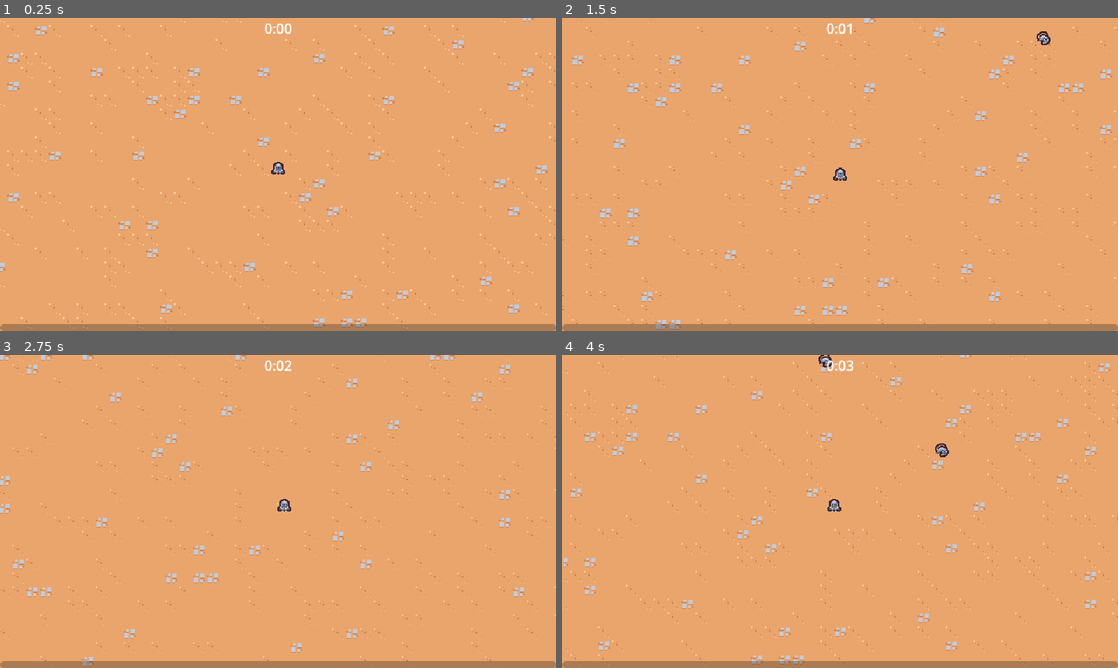
Above: before the commit, frames 1-4 (two rows, left to right).
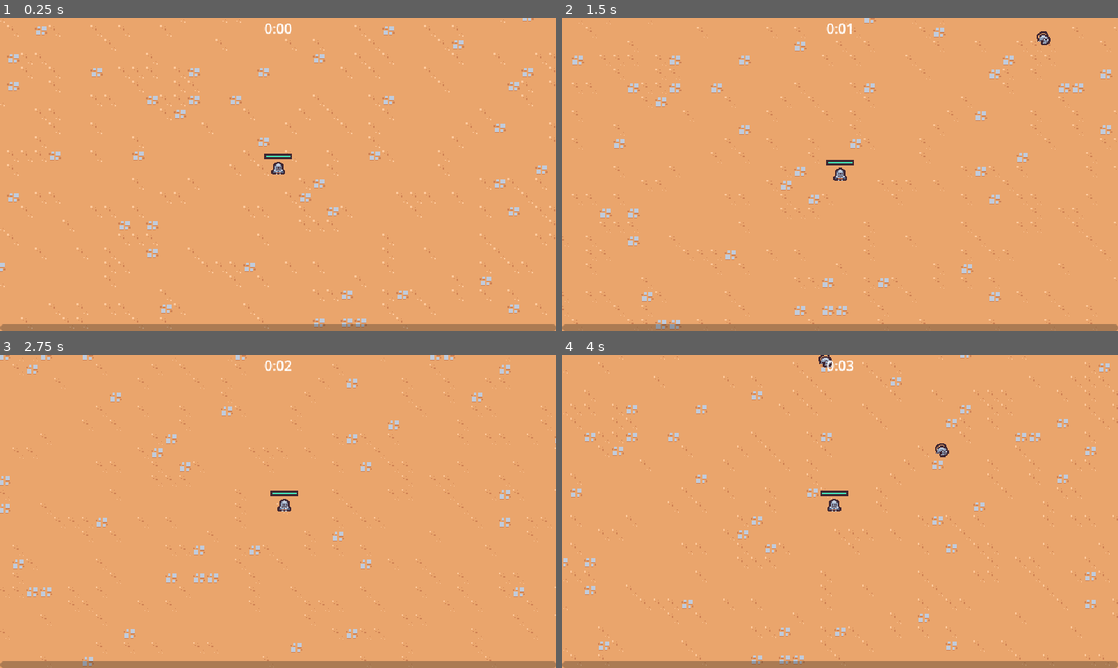
Above: after the commit, the same moments.

Repository: 1091390146/2DSurvivorsCourse
Game: Godot game, scene res://scenes/main/main.tscn
Two runs of this game, one before a commit and one after it. Both use one fixed random seed, a clock stepped at 60 frames per second and the inputs below.
Inputs (mouse positions are in pixels of both pictures, inside the frame that each line leads up to):
- Up to frame 1 (0.25 s): no input
- Up to frame 2 (1.5 s): tap Enter at 0.5 s; move the mouse to (962, 158) at 0.52 s; press the mouse at (962, 158) at 0.53 s; hold D (move_right) 0.53-1.28 s; move the mouse to (728, 190) at 1.27 s; release the mouse at (728, 190) at 1.28 s; hold S (move_down) from 1.28 s (still down); click (728, 190) at 1.35 s
- Up to frame 3 (2.75 s): move the mouse to (333, 442) at 2.02 s; release S (move_down) at 2.03 s; press the mouse at (333, 442) at 2.03 s; hold D (move_right) from 2.03 s (still down)
- Up to frame 4 (4 s): move the mouse to (812, 574) at 2.77 s; release D (move_right) at 2.78 s; release the mouse at (812, 574) at 2.78 s; hold W (move_up) 2.78-3.53 s; click (812, 574) at 2.85 s; move the mouse to (1006, 558) at 3.52 s; press the mouse at (1006, 558) at 3.53 s; hold A (move_left) from 3.53 s (still down)

The runs differ from the first frame. In frame 1, less than 0.1% of the frame differs, in the area x 47-53%, y 43-46%; in frame 2, less than 0.1%; in frame 3, less than 0.1%; in frame 4, less than 0.1%.

Commit message:
19 player health bar

Diff:
--- a/scenes/ability/sword_ability/sword_ability_controller/sword_ability_controller.gd
+++ b/scenes/ability/sword_ability/sword_ability_controller/sword_ability_controller.gd
@@ -2,13 +2,16 @@
 
 const MAX_RANGE = 150
 #@export var max_range: float
-
+var base_wait_time
 @export var sword_ability: PackedScene
+@onready var timer: Timer = $Timer
 
 var damage = 5
 # Called when the node enters the scene tree for the first time.
 func _ready():
+	base_wait_time = timer.wait_time
 	$Timer.timeout.connect(on_timer_timeout);
+	GameEvents.ability_upgrade_added.connect(on_ability_upgrade_added)
 
 
 func on_timer_timeout():
@@ -33,7 +36,8 @@
 	)
 
 	var sword_instance = sword_ability.instantiate() as SwordAbility
-	player.get_parent().add_child(sword_instance)
+	var foreground_layer = get_tree().get_first_node_in_group("foreground_layer")
+	foreground_layer.add_child(sword_instance)
 	sword_instance.hitbox_component.damage = damage
 
 	sword_instance.global_position = enemies[0].global_position
@@ -41,3 +45,14 @@
 
 	var enemy_direction = enemies[0].global_position - sword_instance.global_position
 	sword_instance.rotation = enemy_direction.angle()
+
+func on_ability_upgrade_added(upgrade: AbilityUpgrade, current_upgrades: Dictionary):
+
+	match upgrade.id:
+		"sword_rate":
+			var percent_reduction = current_upgrades["sword_rate"]["quantity"] * 0.1
+			timer.wait_time = base_wait_time * (1 - percent_reduction)
+			timer.start()
+			print(timer.wait_time)
+		#"sword_damage":
+			#additional_damage_percent = 1 + (current_upgrades["sword_damage"]["quantity"] * 0.15)
--- a/scenes/autoload/game_events.gd
+++ b/scenes/autoload/game_events.gd
@@ -2,6 +2,14 @@
 
 
 signal experience_vial_collected(number: float)
+signal ability_upgrade_added(upgrade:AbilityUpgrade, current_upgrades:Dictionary)
+signal player_damaged
 
-func emit_experience_vial_collected(number: float):
+func emit_experience_vial_collected(number:float):
 	experience_vial_collected.emit(number)
+
+func emit_ability_upgrade_added(upgrade: AbilityUpgrade, current_upgrades:Dictionary):
+	ability_upgrade_added.emit(upgrade, current_upgrades)
+
+func emit_player_damaged():
+	player_damaged.emit()
--- a/scenes/component/health_component.gd
+++ b/scenes/component/health_component.gd
@@ -3,6 +3,8 @@
 class_name HealthComponent
 
 signal died
+signal health_changed
+signal health_decreased
 
 @export var max_health: float = 10
 
@@ -12,9 +14,16 @@
 func _ready():
 	current_health = max_health # Replace with function body.
 
+func get_health_percent():
+	if max_health <= 0:
+		return 0
+	return min(current_health / max_health, 1)
 
 func damage(damage_amount:float):
 	current_health = max(current_health - damage_amount, 0)
+	health_changed.emit()
+	if damage_amount > 0:
+		health_decreased.emit()
 	Callable(check_death).call_deferred()
 
 func check_death():
--- a/scenes/component/vial_dropcomponent.gd
+++ b/scenes/component/vial_dropcomponent.gd
@@ -21,5 +21,6 @@
 
 	var spawn_position = (owner as Node2D).global_position
 	var vial_instance = vial_scence.instantiate() as Node2D
-	owner.get_parent().add_child(vial_instance)
+	var entities_layer = get_tree().get_first_node_in_group("entities_layer")
+	entities_layer.add_child(vial_instance)
 	vial_instance.global_position = spawn_position
--- a/scenes/game_object/basic_enemy/basic_enemy.tscn
+++ b/scenes/game_object/basic_enemy/basic_enemy.tscn
@@ -24,6 +24,7 @@
 health_component = NodePath("../HealthComponent")
 
 [node name="HurtboxComponent" parent="." node_paths=PackedStringArray("health_component") instance=ExtResource("4_i3fqo")]
+visible = false
 health_component = NodePath("../HealthComponent")
 
 [node name="CollisionShape2D" type="CollisionShape2D" parent="HurtboxComponent"]
--- a/scenes/game_object/player/player.gd
+++ b/scenes/game_object/player/player.gd
@@ -1,24 +1,59 @@
 extends CharacterBody2D
+
+@onready var damage_interval_timer = $DamageIntervalTimer
+@onready var health_component = $HealthComponent
+@onready var health_bar = $HealthBar
 
 const MAX_SPEED = 125
 const ACCELERATION_SMOOTHING = 25
 
+var number_colliding_bodies = 0
+
 # Called when the node enters the scene tree for the first time.
 func _ready():
-	pass # Replace with function body.
-
+	$CollisionArea2D.body_entered.connect(on_body_entered)
+	$CollisionArea2D.body_exited.connect(on_body_exited)
+	damage_interval_timer.timeout.connect(on_damage_interval_timer_timeout)
+	#health_component.health_decreased.connect(on_health_decreased)
+	health_component.health_changed.connect(on_health_changed)
+	update_health_display()
 
 # Called every frame. 'delta' is the elapsed time since the previous frame.
 func _process(delta):
 	var movement_vector = get_movement_vector()
 	var direction = movement_vector.normalized()
 	var target_velocity = direction * MAX_SPEED
-
 	velocity = velocity.lerp(target_velocity, 1.0 - exp(-delta * ACCELERATION_SMOOTHING))
-
 	move_and_slide()
 
 func get_movement_vector():
 	var	x_movement = Input.get_action_strength("move_right") - Input.get_action_strength("move_left")
 	var	y_movement = Input.get_action_strength("move_down") - Input.get_action_strength("move_up")
 	return Vector2(x_movement,y_movement)
+
+func check_deal_damage():
+	if number_colliding_bodies == 0 || !damage_interval_timer.is_stopped():
+		return
+	health_component.damage(1)
+	damage_interval_timer.start()
+	print(health_component.current_health)
+
+func on_body_entered(other_body: Node2D):
+	number_colliding_bodies +=1
+	check_deal_damage()
+
+func on_body_exited(other_body: Node2D):
+	number_colliding_bodies -=1
+
+func on_damage_interval_timer_timeout():
+	check_deal_damage()
+
+func on_health_decreased():
+	GameEvents.emit_player_damaged()
+	#$HitRandomStreamPlayer.play_random()
+
+func on_health_changed():
+	update_health_display()
+
+func update_health_display():
+	health_bar.value = health_component.get_health_percent()
--- a/scenes/game_object/player/player.tscn
+++ b/scenes/game_object/player/player.tscn
@@ -1,11 +1,26 @@
-[gd_scene load_steps=6 format=3 uid="uid://mu51i3vqwac1"]
+[gd_scene load_steps=10 format=3 uid="uid://mu51i3vqwac1"]
 
 [ext_resource type="Texture2D" uid="uid://bvd17dk134rb8" path="res://scenes/game_object/player/player.png" id="1_dfw4h"]
 [ext_resource type="Script" path="res://scenes/game_object/player/player.gd" id="1_otpwc"]
 [ext_resource type="PackedScene" uid="uid://powbsdr460h8" path="res://scenes/ability/sword_ability/sword_ability_controller/sword_ability_controller.tscn" id="2_30bul"]
+[ext_resource type="PackedScene" uid="uid://yj1y6dwed0fu" path="res://scenes/component/health_component.tscn" id="2_ud77k"]
+
+[sub_resource type="StyleBoxFlat" id="StyleBoxFlat_3lr0e"]
+bg_color = Color(0.247059, 0.14902, 0.192157, 1)
+
+[sub_resource type="StyleBoxFlat" id="StyleBoxFlat_ue4sb"]
+bg_color = Color(0.262745, 0.882353, 0.701961, 1)
+border_width_left = 2
+border_width_top = 2
+border_width_right = 2
+border_width_bottom = 2
+border_color = Color(0.247059, 0.14902, 0.192157, 1)
 
 [sub_resource type="CircleShape2D" id="CircleShape2D_yb6kx"]
 radius = 32.0
+
+[sub_resource type="CircleShape2D" id="CircleShape2D_xop42"]
+radius = 7.0
 
 [sub_resource type="CircleShape2D" id="CircleShape2D_p6tdx"]
 radius = 5.0
@@ -15,15 +30,35 @@
 motion_mode = 1
 script = ExtResource("1_otpwc")
 
+[node name="HealthComponent" parent="." instance=ExtResource("2_ud77k")]
+
 [node name="AbilityManager" type="Node" parent="."]
 
 [node name="SwordAbilityController" parent="AbilityManager" instance=ExtResource("2_30bul")]
 
-[node name="Area2D" type="Area2D" parent="."]
+[node name="DamageIntervalTimer" type="Timer" parent="."]
+wait_time = 0.5
+one_shot = true
+
+[node name="HealthBar" type="ProgressBar" parent="."]
+custom_minimum_size = Vector2(32, 6)
+offset_left = -16.0
+offset_top = -24.0
+offset_right = 16.0
+offset_bottom = -18.0
+pivot_offset = Vector2(16, 3)
+theme_override_styles/background = SubResource("StyleBoxFlat_3lr0e")
+theme_override_styles/fill = SubResource("StyleBoxFlat_ue4sb")
+max_value = 1.0
+value = 0.5
+show_percentage = false
+
+[node name="PickupArea2D" type="Area2D" parent="."]
+visible = false
 collision_layer = 16
 collision_mask = 0
 
-[node name="CollisionShape2D" type="CollisionShape2D" parent="Area2D"]
+[node name="CollisionShape2D" type="CollisionShape2D" parent="PickupArea2D"]
 position = Vector2(0, -5)
 shape = SubResource("CircleShape2D_yb6kx")
 
@@ -31,6 +66,16 @@
 texture = ExtResource("1_dfw4h")
 offset = Vector2(0, -8)
 
+[node name="CollisionArea2D" type="Area2D" parent="."]
+visible = false
+collision_layer = 0
+collision_mask = 8
+
+[node name="CollisionShape2D" type="CollisionShape2D" parent="CollisionArea2D"]
+position = Vector2(0, -7)
+shape = SubResource("CircleShape2D_xop42")
+
 [node name="CollisionShape2D" type="CollisionShape2D" parent="."]
+visible = false
 position = Vector2(0, -5)
 shape = SubResource("CircleShape2D_p6tdx")
--- a/scenes/main/main.tscn
+++ b/scenes/main/main.tscn
@@ -35,5 +35,10 @@
 format = 2
 layer_0/tile_data = PackedInt32Array(1769518, 393217, 3, 1703982, 65537, 4, 1638446, 393217, 3, 1572910, 65537, 4, 1507 …(75267 unchanged characters)…
 
-[node name="player" parent="." instance=ExtResource("1_l7oeu")]
+[node name="Entities" type="Node2D" parent="." groups=["entities_layer"]]
+y_sort_enabled = true
+
+[node name="player" parent="Entities" instance=ExtResource("1_l7oeu")]
 position = Vector2(0, 4)
+
+[node name="Foreground" type="Node2D" parent="." groups=["foreground_layer"]]
--- a/scenes/manager/enemy_manager.gd
+++ b/scenes/manager/enemy_manager.gd
@@ -15,5 +15,6 @@
 	var spawn_position = player.global_position + (random_direction * SPAWN_RADIUS)
 
 	var enemy = basic_enemy_scence.instantiate() as Node2D
-	get_parent().add_child(enemy)
+	var entities_layer = get_tree().get_first_node_in_group("entities_layer")
+	entities_layer.add_child(enemy)
 	enemy.global_position = spawn_position
--- a/scenes/manager/upgrade_manager.gd
+++ b/scenes/manager/upgrade_manager.gd
@@ -31,5 +31,7 @@
 	else :
 		current_upgrades[upgrade.id]["quantity"] += 1
 	print(current_upgrades)
+	GameEvents.emit_ability_upgrade_added(upgrade, current_upgrades)
+
 func on_upgrade_selected(upgrade: AbilityUpgrade):
 	apply_upgrade(upgrade)
